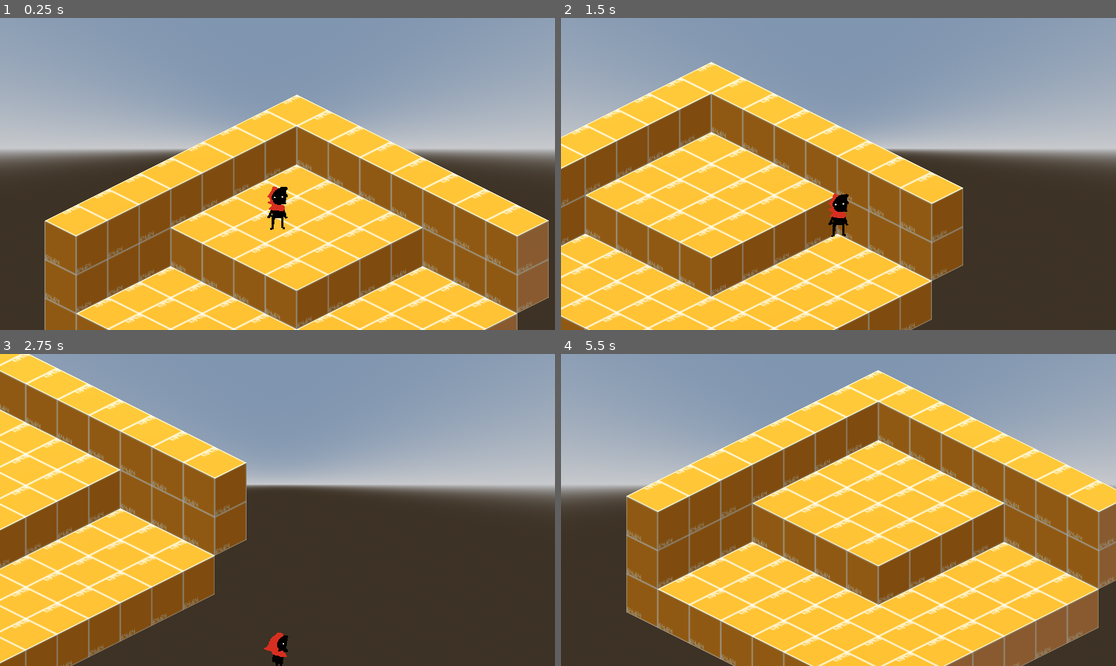
Above: before the commit, frames 1-4 (two rows, left to right).
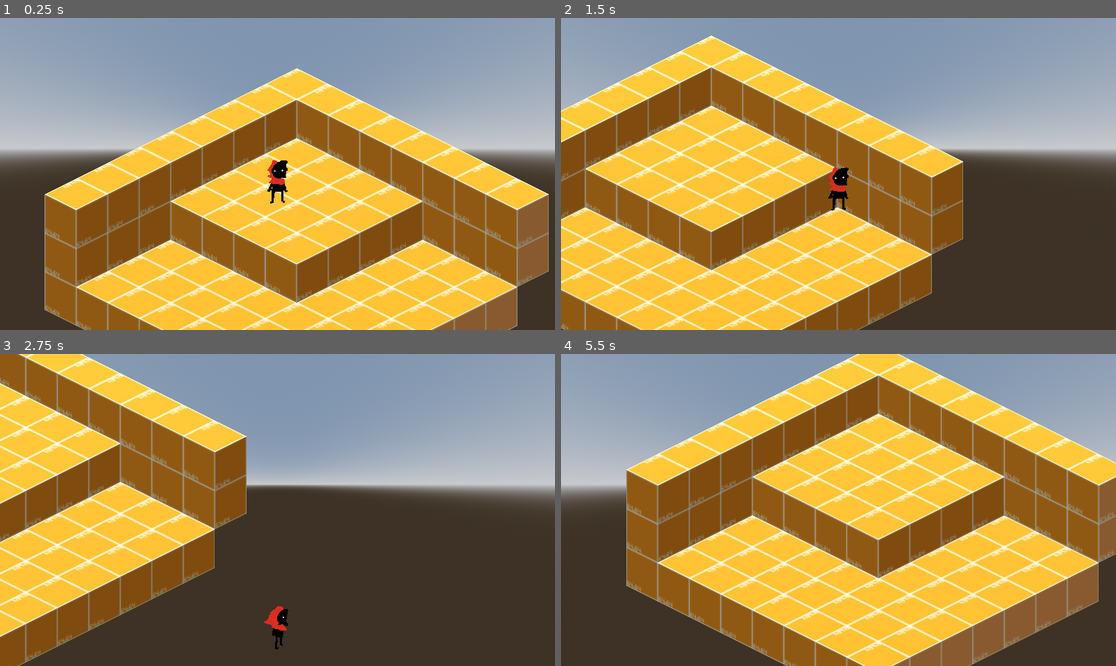
Above: after the commit, the same moments.

Repository: AlexRavelo/PrometheusGame
Game: Godot game, scene res://assets/scenes/test_scene.tscn
The game is run twice, just before and just after one commit, with the same random seed, the same clock (stepped at 60 frames per second) and the same inputs.
Inputs:
- Up to frame 1 (0.25 s): no input
- Up to frame 2 (1.5 s): tap Enter at 0.5 s; hold Right (Right) 0.53-1.28 s; tap Z (Attack) at 0.6, 1.35 s; hold Down (Down) from 1.28 s (still down)
- Up to frame 3 (2.75 s): release Down (Down) at 2.03 s; hold Right (Right) from 2.03 s (still down); tap Z (Attack) at 2.1 s
- Up to frame 4 (5.5 s): release Right (Right) at 2.78 s; hold Up (Up) 2.78-3.53 s; tap Z (Attack) every 0.75 s from 2.85 to 5.1 s; hold Left (Left) 3.53-5.03 s; hold Down (Down) from 5.03 s (still down)

The runs differ from the first frame. In frame 1, 39% of the frame differs, in the area x 8-99%, y 16-100%; in frame 2, 38%; in frame 3, 25%; in frame 4, 48%, in the area x 11-100%, y 0-100%.

Commit message:
the slightest camera adjustment

Diff:
--- a/assets/scenes/test_scene.tscn
+++ b/assets/scenes/test_scene.tscn
@@ -33,7 +33,7 @@
 }
 
 [node name="Camera" type="Camera3D" parent="." node_paths=PackedStringArray("Camera_Target")]
-transform = Transform3D(1, 0, 0, 0, 0.866025, 0.5, 0, -0.5, 0.866025, 0, 4.68412, 5)
+transform = Transform3D(1, 0, 0, 0, 0.866025, 0.5, 0, -0.5, 0.866025, 0, 4, 5)
 projection = 1
 current = true
 size = 7.0
